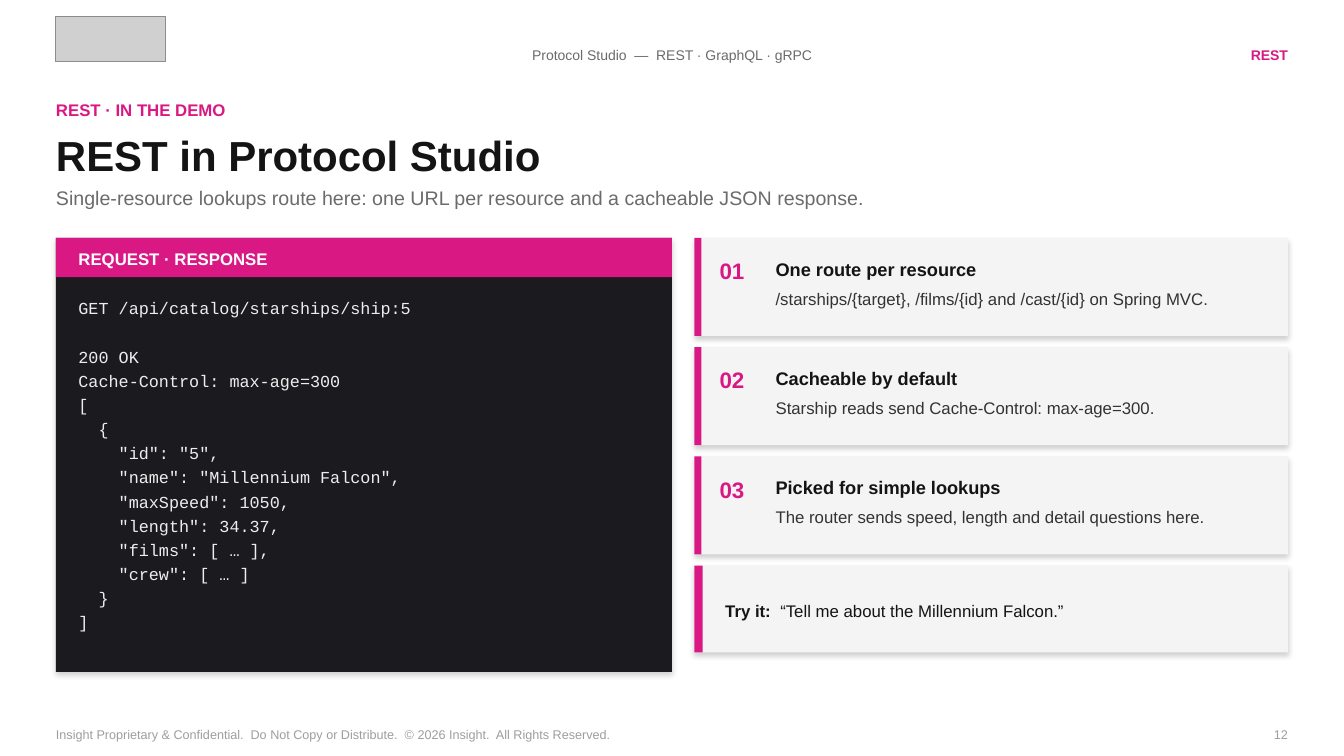
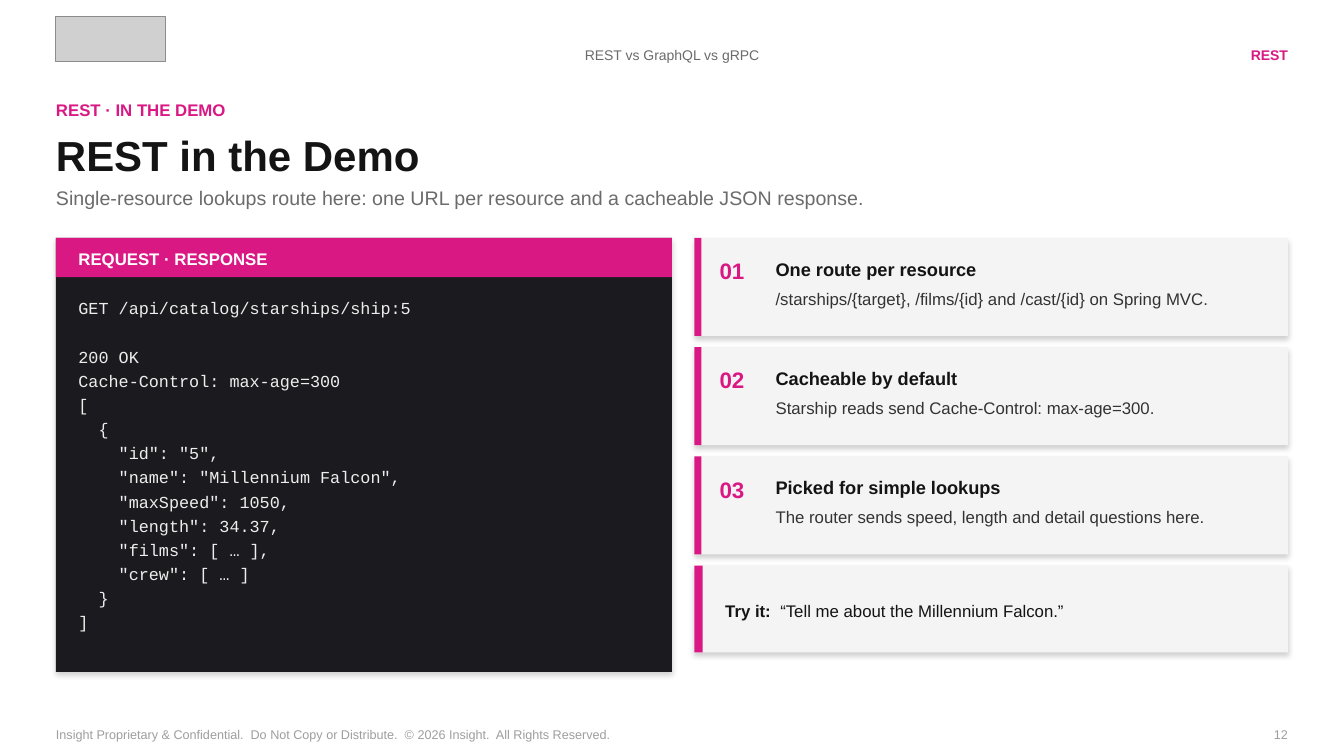
Before and after one commit to spietrek-insight/rest-graphql-grpc-ai-routing, a slide deck: slide 12 of presentation/rest-graphql-grpc-ai-routing-v6.pptx. Drawn at 1344x756 pixels with LibreOffice and Linux fonts; fonts in the diff are those of the drawing; grey boxes stand for pictures. Boxes give left, top, right and bottom in pixels: in the first picture for what was removed or moved away, otherwise in the second. Text is boxed around its words. In the diff, an @@ line names an element or a change of style, - is before the commit and + after.

```diff
--- a/presentation/rest-graphql-grpc-ai-routing-v6.pptx
+++ b/presentation/rest-graphql-grpc-ai-routing-v6.pptx
@@ text at bbox=[585, 50, 759, 63]: text changed @@
-Protocol Studio — REST · GraphQL · gRPC
+REST vs GraphQL vs gRPC
@@ text at bbox=[56, 140, 420, 172]: text changed @@
-REST in Protocol Studio
+REST in the Demo
```
Also in this commit, not shown: 28 other slides changed, 1 other file.
